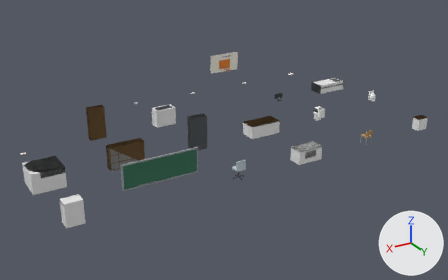
Two versions of the glTF model public/stage-assets/v2/B03/b03_school_prop_library_preview.glb, one commit apart.
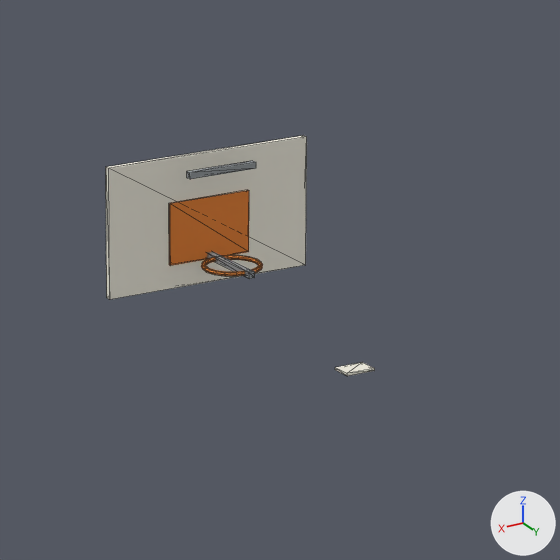
Old and new are each drawn whole from a camera (50 mm lens) standing at (16.12, 28.19, 13.22) and looking at (-0.11, 1.15, -0.3) and again close up on the part from 44% to 61% of the width and 12% to 39% of the height. Every picture has the same lights, and +X, +Y and +Z are marked at lower right. The older version's two pictures come first. The close-ups show mesh edges as thin lines. Vertices at exactly the same position are counted once.

In view in the first close-up: 'VIS_Prop_BasketballGoal' and 1 more.
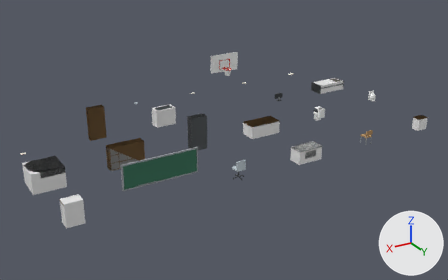
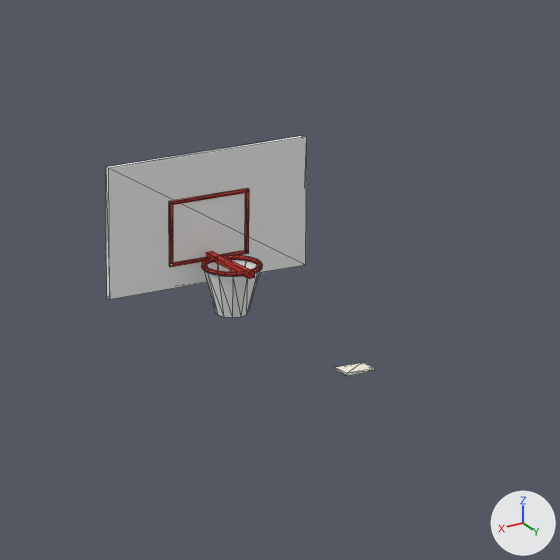
Changed parts and their boxes [x1, y1, x2, y2] in the close-ups (560 x 560 px):
```json
{"object": "VIS_Prop_BasketballGoal", "change": "reshaped", "before": [106, 135, 307, 299], "after": [106, 135, 307, 317], "on screen": "11% taller"}
{"part": 1, "of": "me_vis_prop_basketballgoal", "change": "added", "after": [169, 189, 249, 205]}
{"part": 2, "of": "me_vis_prop_basketballgoal", "change": "added", "after": [169, 251, 249, 267]}
{"part": 3, "of": "me_vis_prop_basketballgoal", "change": "deleted", "before": [187, 161, 256, 179]}
{"part": 4, "of": "me_vis_prop_basketballgoal", "change": "cut back", "before": [170, 190, 258, 266], "after": [170, 192, 260, 317]}
{"part": 5, "of": "me_vis_prop_basketballgoal", "change": "recoloured", "before": [106, 138, 307, 298], "after": [106, 138, 307, 298]}
{"part": 6, "of": "me_vis_prop_basketballgoal", "change": "recoloured", "before": [169, 205, 263, 276], "after": [169, 205, 263, 276]}
{"part": 7, "of": "me_vis_prop_basketballgoal", "change": "recoloured", "before": [207, 252, 255, 279], "after": [207, 252, 255, 279], "on screen": "grey to red"}
```

The change, as JSON lines over the scene's bpy script:
```json
{"op": "add", "block": "mat_mat_prop_accentred", "code": ["mat_mat_prop_accentred = principled_material('MAT_Prop_AccentRed')", "mat_mat_prop_accentred.base_color = (0.7, 0.035, 0.025)  # red #da352c", "mat_mat_prop_accentred.metallic = 0.2", "mat_mat_prop_accentred.roughness = 0.72"]}
{"block": "me_vis_prop_basketballgoal", "where": "# used by ob_vis_prop_basketballgoal; location = (-2.0, -2.0, 3.05)"}
{"op": "remove", "block": "me_vis_prop_basketballgoal", "code": "me_vis_prop_basketballgoal.from_pydata(...)  # 128 vertices, 240 faces; spans x -0.9..0.9, y 0.0..0.7, z -0.52..0.52"}
{"op": "add", "block": "me_vis_prop_basketballgoal", "code": "me_vis_prop_basketballgoal.from_pydata(...)  # 168 vertices, 288 faces; spans x -0.9..0.9, y 0.0..0.7, z -0.68..0.52"}
{"block": "me_vis_prop_basketballgoal", "change": "me_vis_prop_basketballgoal part 1: a new loose piece, a box spanning x -0.36..0.36, y 0.045..0.065, z 0.157..0.183, in mat_mat_prop_accentred (red #da352c)"}
{"block": "me_vis_prop_basketballgoal", "change": "me_vis_prop_basketballgoal part 2: a new loose piece, a box spanning x -0.36..0.36, y 0.045..0.065, z -0.343..-0.318, in mat_mat_prop_accentred (red #da352c)"}
{"block": "me_vis_prop_basketballgoal", "change": "me_vis_prop_basketballgoal part 3: the loose piece of 8 vertices spanning x -0.3..0.3, y 0.21..0.26, z 0.41..0.46 is deleted"}
{"block": "me_vis_prop_basketballgoal", "change": "me_vis_prop_basketballgoal part 4"}
{"block": "me_vis_prop_basketballgoal", "change": "32 faces are deleted"}
{"block": "me_vis_prop_basketballgoal", "change": "4 vertices move within x -0.22..0.22, y 0.17..0.62, z -0.32"}
{"block": "me_vis_prop_basketballgoal", "change": "32 vertices are added at x -0.34..0.34, y 0.05..0.62, z -0.68..0.17"}
{"block": "me_vis_prop_basketballgoal", "change": "24 new faces join them, mat_mat_prop_porcelain (white #f3f6f5)"}
{"block": "me_vis_prop_basketballgoal", "change": "44 new faces join them, mat_mat_prop_accentred (red #da352c)"}
{"block": "me_vis_prop_basketballgoal", "change": "me_vis_prop_basketballgoal part 5: 12 faces spanning x -0.9..0.9, y 0.0..0.05, z -0.52..0.52 switch from mat_mat_prop_paper (white #f3f0e2) to mat_mat_prop_porcelain (white #f3f6f5)"}
{"block": "me_vis_prop_basketballgoal", "change": "me_vis_prop_basketballgoal part 6: 172 faces spanning x -0.36..0.36, y 0.05..0.64, z -0.33..0.17 switch from mat_mat_prop_accentorange (orange #eb8935) to mat_mat_prop_accentred (red #da352c)"}
{"block": "me_vis_prop_basketballgoal", "change": "me_vis_prop_basketballgoal part 7: 12 faces spanning x -0.03..0.03, y 0.0..0.7, z -0.33..-0.28 switch from mat_mat_prop_metalgray (grey #a2a8ac) to mat_mat_prop_accentred (red #da352c)"}
```
